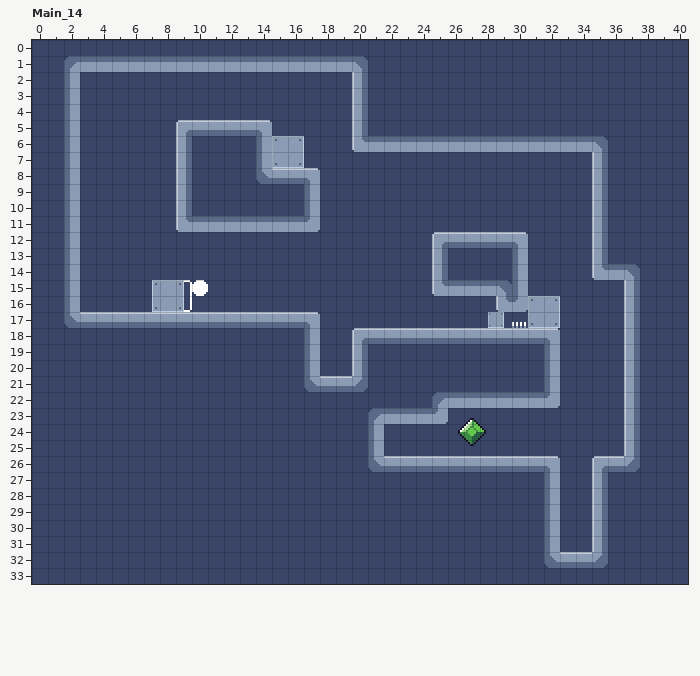
A LDtk project gets an edit: res/LevelProject.ldtk. That is the earlier state.
Cells are 8x8 px. Shown: Main_14 x 0..40, y 0..33. The commit also changed other parts of the map, which this record leaves out.
The same view after the edit:
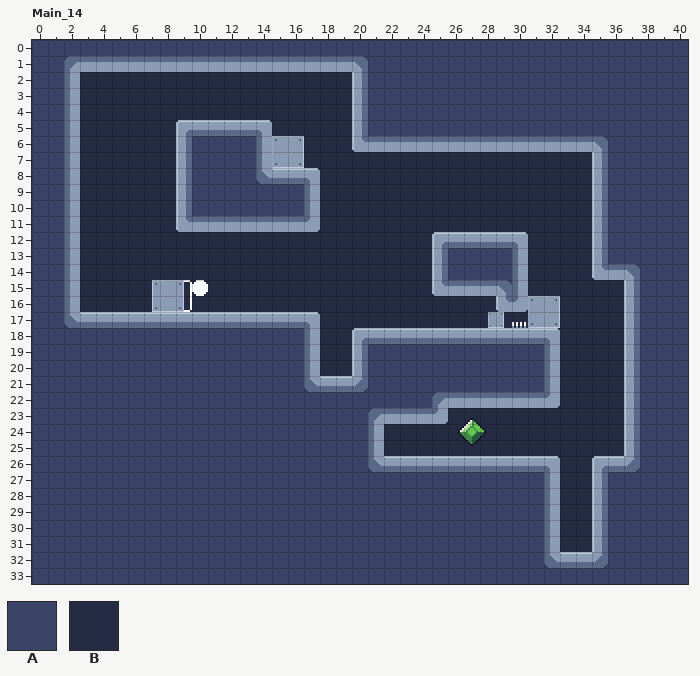
Key: from "BackWalls": A 1 "Blue", B 2 "Black".
_ is an empty cell.
The edit:
Layer "BackWalls":
The author changed tile A to tile B in rows 2 to 4 at x 3 to 19; in row 5 at x 3 to 9 and 14 to 19; in row 6 at x 3 to 8 and 17 to 20; in rows 7 to 8 at x 3 to 8 and 17 to 34; in rows 9 to 10 at x 3 to 8 and 18 to 34; in row 11 at x 3 to 9 and 17 to 34.
The author changed tile A to tile B in row 12 at x 3 to 25 and 30 to 34; in row 13 at x 3 to 24 and 31 to 34; in row 14 at x 3 to 24 and 31 to 35; in row 15 at x 3 to 7, 9 to 25 and 31 to 36; in row 16 at x 3 to 7, 9 to 30 and 33 to 36; in row 17 at x 17 to 30 and 33 to 36.
The author changed tile A to tile B in row 18 at x 18 to 20 and 32 to 36; in rows 19 to 20 at x 18 to 19 and 33 to 36; in row 21 at x 33 to 36; in row 22 at x 32 to 36; in row 23 at x 25 to 36; in row 24 at x 22 to 26 and 28 to 36.
The author changed tile A to tile B in row 25 at x 22 to 36; in row 26 at x 32 to 35; in rows 27 to 31 at x 33 to 34.
